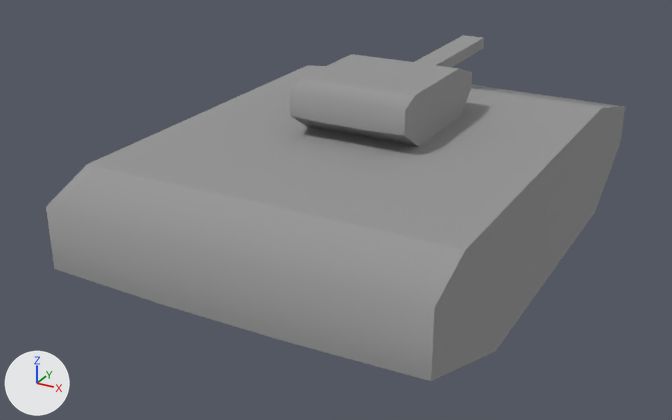
Before and after pictures for a commit that changed the COLLADA model app/models/general/tank.DAE.
Before and after are seen from a camera (50 mm lens) standing at (0.284, -0.636, 0.332) and looking at (-0.023, -0.077, 0.053). Lighting does not change. The marker at lower left points along +X, +Y and +Z. Where no turn or scale is listed for an object, it has been applied to the vertices.

Before the edit, the objects in view are built like this:
```python
me_box002 = bpy.data.meshes.new('Box002')
me_box002.from_pydata(...)  # 64 vertices, 124 faces; spans x -0.131..0.131, y -0.255..0.158, z 0.017..0.116
me_box002.materials.append(mat_material__9)  # grey #969696
me_box003 = bpy.data.meshes.new('Box003')
me_box003.from_pydata(...)  # 76 vertices, 148 faces; spans x -0.044..0.044, y -0.105..0.132, z 0.051..0.091
me_box003.materials.append(mat_material__9)  # grey #969696
ob_box002 = bpy.data.objects.new('Box002', me_box002)
ob_box002.location = (0.0, 0.0, 0.0)
ob_node = bpy.data.objects.new('Node', me_box003)
ob_node.location = (0.0, 0.0, 0.0639)
```
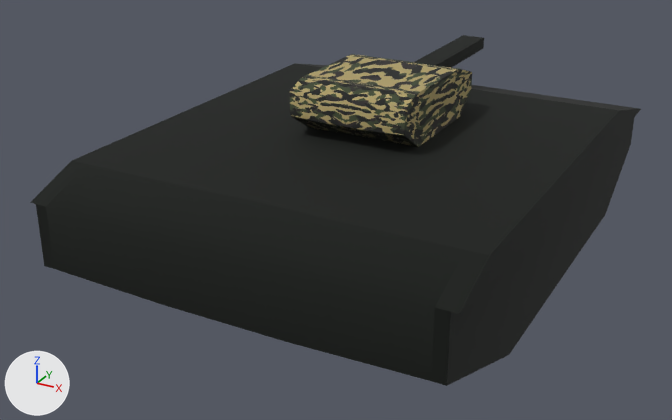
Location of each change, [x1, y1, x2, y2] in pixels of the pictures (672 x 420 px):
'Box002', reshaped
    before: [46, 65, 625, 381]
    after: [30, 63, 641, 386]
part 1 of me_box002, built on
    before: [431, 107, 625, 381]
    after: [30, 63, 641, 386]
part 2 of me_box002, recoloured (grey to black)
    both: [46, 65, 625, 381]
part 3 of me_box003, recoloured
    both: [290, 54, 472, 147]
part 4 of me_box003, recoloured (grey to black)
    both: [415, 35, 484, 68]

What the commit changed:
Picture '0_014.jpg' (img_0_014_jpg) is new.
Material '_2_-_Default' (mat_2___default) is new.
Its base color is (0.0, 0.00212, 0.0) (black #000700).
Its roughness is 0.9.
Material '_7_-_Default' (mat_7___default) is new.
Its base color is (0.00212, 0.00212, 0.00212) (black #070707).
Its roughness is 0.9.
Material '_3_-_Default' (mat_3___default) is new.
Its texture is img_0_014_jpg.
Its roughness is 0.9.
me_box002 is used by ob_box002; location (0.0, 0.0, 0.0).
me_box002 had 64 vertices, 124 faces and spanned x -0.131..0.131, y -0.255..0.158, z 0.017..0.116.
me_box002 now has 98 vertices, 192 faces and spans x -0.145..0.145, y -0.255..0.158, z 0.017..0.116.
Part 1, on me_box002:
4 vertices are removed from x -0.131..0.131, y -0.15..0.053, z 0.059.
34 faces are deleted.
4 vertices are added at (0.14, -0.15, 0.059), (0.14, 0.053, 0.059), (-0.14, -0.15, 0.059), (-0.14, 0.053, 0.059).
9 new vertices lie (0.009, 0.0, 0.0) away from vertices in x 0.131, y -0.255..0.158, z 0.017..0.1.
9 new vertices lie (-0.009, 0.0, 0.0) away from vertices in x -0.131, y -0.255..0.158, z 0.017..0.1.
8 new vertices lie (0.014, 0.0, 0.0) away from vertices in x 0.131, y -0.255..0.158, z 0.092..0.115.
8 new vertices lie (-0.014, 0.0, 0.0) away from vertices in x -0.131, y -0.255..0.158, z 0.092..0.115.
102 new faces join them.
me_box002 part 2: 90 faces spanning x -0.131..0.131, y -0.255..0.158, z 0.017..0.116 switch from mat_material__9 (grey #969696) to mat_2___default (black #000700).
me_box003 has 76 vertices, 148 faces and spans x -0.044..0.044, y -0.105..0.132, z 0.051..0.091.
me_box003 is used by ob_node; location (0.0, 0.0, 0.0639).
me_box003 part 3: 122 faces spanning x -0.044..0.044, y -0.105..0.015, z 0.051..0.091 switch from mat_material__9 (grey #969696) to mat_3___default (picture img_0_014_jpg).
me_box003 part 4: 22 faces spanning x -0.018..0.018, y -0.105..0.132, z 0.066..0.081 switch from mat_material__9 (grey #969696) to mat_2___default (black #000700).
me_box003 now uses material mat_7___default (black #070707).
